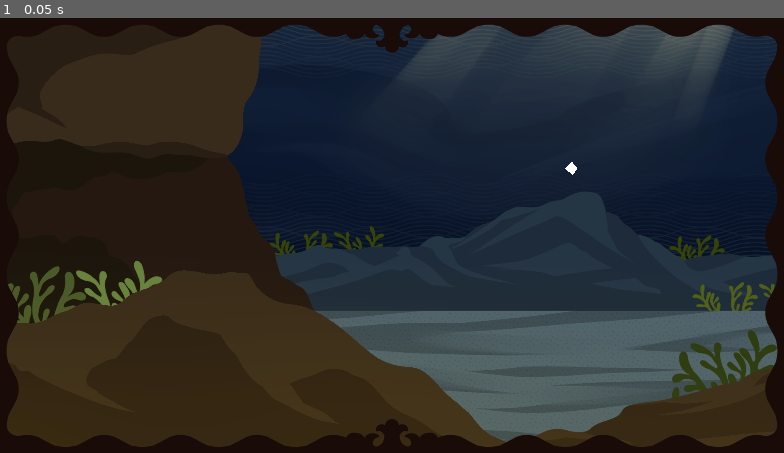
Above: before the commit, frame 1.
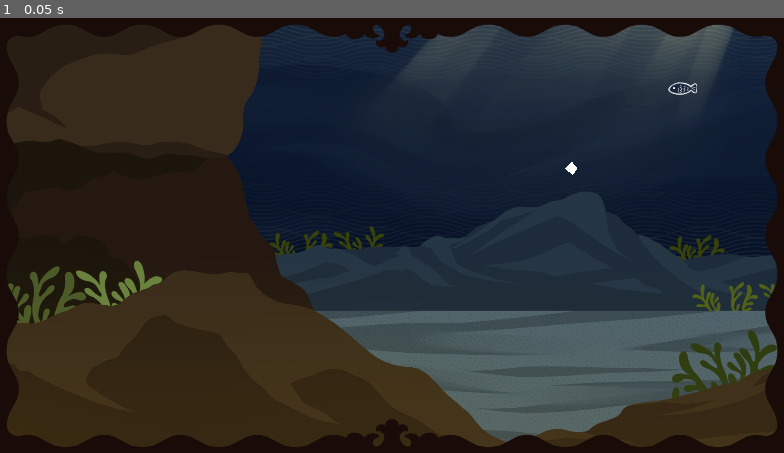
Above: after the commit, the same moment.

Repository: istamarahsan/youma-gemastik-2023
Game: Godot game, scene res://levels/level-2/level_2.tscn
Two runs of this game, one before a commit and one after it. Both use one fixed random seed, a clock stepped at 60 frames per second and the inputs below. This scene is started directly instead of the project's main scene.
Inputs:
- Up to frame 1 (0.05 s): no input

The runs differ from the first frame. In frame 1, less than 0.1% of the frame differs, in the area x 85-89%, y 14-18%.

Commit message:
level 2 props

Diff:
--- a/levels/components/transform.gd
+++ b/levels/components/transform.gd
@@ -4,10 +4,19 @@
 signal activated
 
 @export var trigger: Trigger
+@export_range(0, 10, 0.1) var delay_seconds: float = 0
 
 func _ready():
 	if trigger != null:
 		trigger.activated.connect(activate)
 
 func activate():
+	if delay_seconds > 0:
+		var timer = Timer.new()
+		timer.one_shot = true
+		timer.wait_time = delay_seconds
+		add_child(timer)
+		timer.start()
+		await timer.timeout
+		timer.queue_free()
 	activated.emit()
--- a/levels/level-1/seashore.tscn
+++ b/levels/level-1/seashore.tscn
@@ -201,6 +201,7 @@
 
 [node name="FishIO1" parent="." instance=ExtResource("18_kbeds")]
 position = Vector2(299, 644)
+opacity = 1.0
 
 [node name="FadeOutFishIO1" parent="." node_paths=PackedStringArray("target", "trigger") instance=ExtResource("17_fdi4n")]
 target = NodePath("../FishIO1")
--- a/levels/level-1/transform_reveal_fish_io3.gd
+++ /dev/null
@@ -1,6 +0,0 @@
-extends Transform
-
-@export var fish: FishWithAutoFadeTransform
-
-func _on_activated():
-	fish.fade_in()
--- a/levels/level-2/deep_water.tscn
+++ b/levels/level-2/deep_water.tscn
@@ -15,6 +15,9 @@
 [ext_resource type="PackedScene" uid="uid://hbk5evvrhfs7" path="res://levels/components/interaction-object/physics_area_interaction_object.tscn" id="11_i0q5o"]
 [ext_resource type="PackedScene" uid="uid://bowmh363flr4f" path="res://levels/components/transforms/transform_toggle_io.tscn" id="12_t3i3k"]
 [ext_resource type="PackedScene" uid="uid://cptnlsqj27q70" path="res://levels/components/triggers/on-state/trigger_on_state.tscn" id="14_baket"]
+[ext_resource type="PackedScene" uid="uid://ctwycvyvof6xy" path="res://levels/props/fish.tscn" id="14_pptoa"]
+[ext_resource type="PackedScene" uid="uid://fsh7ruhfyn1h" path="res://levels/components/transforms/transform_fade_prop.tscn" id="15_qutwo"]
+[ext_resource type="PackedScene" uid="uid://c6elxd4jnggji" path="res://levels/props/bait.tscn" id="16_40nim"]
 
 [sub_resource type="Resource" id="Resource_6xmi1"]
 script = ExtResource("11_agju2")
@@ -146,6 +149,7 @@
 [node name="TransformToggleIO4" parent="." node_paths=PackedStringArray("target_io", "trigger") instance=ExtResource("12_t3i3k")]
 target_io = NodePath("../IO4")
 trigger = NodePath("../TriggerOnInteractIO3")
+delay_seconds = 1.0
 metadata/_edit_lock_ = true
 
 [node name="TransformToggleIO6" parent="." node_paths=PackedStringArray("target_io", "trigger") instance=ExtResource("12_t3i3k")]
@@ -181,31 +185,90 @@
 position = Vector2(212, 708)
 radius = 103
 oneshot = false
+metadata/_edit_lock_ = true
 
 [node name="IO2" parent="." instance=ExtResource("11_i0q5o")]
 position = Vector2(344, 607)
 radius = 35
 value_effects = Array[ExtResource("10_mr8ra")]([SubResource("Resource_640mr"), SubResource("Resource_qknib")])
 enabled = false
+metadata/_edit_lock_ = true
+
+[node name="FishIO2" parent="." instance=ExtResource("14_pptoa")]
+position = Vector2(346, 605)
+opacity = 0.0
+metadata/_edit_lock_ = true
+
+[node name="FadeInFishIO2" parent="." node_paths=PackedStringArray("target", "trigger") instance=ExtResource("15_qutwo")]
+target = NodePath("../FishIO2")
+fade = 0
+trigger = NodePath("../TriggerOnInteractIO1")
+metadata/_edit_lock_ = true
+
+[node name="FadeOutFishIO2" parent="." node_paths=PackedStringArray("target", "trigger") instance=ExtResource("15_qutwo")]
+target = NodePath("../FishIO2")
+trigger = NodePath("../TriggerOnInteractIO2")
+metadata/_edit_lock_ = true
 
 [node name="IO3" parent="." instance=ExtResource("11_i0q5o")]
-position = Vector2(455, 469)
-radius = 104
+position = Vector2(470, 481)
+radius = 134
 value_effects = Array[ExtResource("10_mr8ra")]([SubResource("Resource_8uft5")])
 value_constraints = Array[ExtResource("11_agju2")]([SubResource("Resource_dku6f"), SubResource("Resource_jsqge"), SubRe …(212 unchanged characters)…
 enabled = false
+metadata/_edit_lock_ = true
+
+[node name="BaitIO3" parent="." instance=ExtResource("16_40nim")]
+position = Vector2(456, 472)
+opacity = 0.0
+metadata/_edit_lock_ = true
+
+[node name="FadeInBaitIO3" parent="." node_paths=PackedStringArray("target", "trigger") instance=ExtResource("15_qutwo")]
+target = NodePath("../BaitIO3")
+fade = 0
+trigger = NodePath("../TriggerOnInteractIO3")
 
 [node name="IO4" parent="." instance=ExtResource("11_i0q5o")]
 position = Vector2(176, 479)
-radius = 57
+radius = 124
 value_effects = Array[ExtResource("10_mr8ra")]([SubResource("Resource_qonkk")])
 enabled = false
-oneshot = false
+metadata/_edit_lock_ = true
+
+[node name="FishIO4" parent="." instance=ExtResource("14_pptoa")]
+position = Vector2(177, 479)
+rotation = -0.282743
+scale = Vector2(3.295, 3.295)
+flip = true
+opacity = 0.0
+metadata/_edit_lock_ = true
+
+[node name="FadeInFishIO4" parent="." node_paths=PackedStringArray("target", "trigger") instance=ExtResource("15_qutwo")]
+target = NodePath("../FishIO4")
+fade = 0
+trigger = NodePath("../TriggerOnInteractIO3")
+delay_seconds = 1.0
+metadata/_edit_lock_ = true
+
+[node name="FadeInFishIO5" parent="." node_paths=PackedStringArray("target", "trigger") instance=ExtResource("15_qutwo")]
+target = NodePath("../FishIO4")
+trigger = NodePath("../TriggerOnInteractIO4")
+metadata/_edit_lock_ = true
 
 [node name="IO5" parent="." instance=ExtResource("11_i0q5o")]
 position = Vector2(1658, 191)
 radius = 46
 value_effects = Array[ExtResource("10_mr8ra")]([SubResource("Resource_xxmgy")])
+metadata/_edit_lock_ = true
+
+[node name="FishIO5" parent="." instance=ExtResource("14_pptoa")]
+position = Vector2(1658, 191)
+metadata/_edit_lock_ = true
+
+[node name="FadeOutFishIO5" parent="." node_paths=PackedStringArray("target", "trigger") instance=ExtResource("15_qutwo")]
+target = NodePath("../FishIO5")
+trigger = NodePath("../TriggerOnInteractIO5")
+metadata/_edit_lock_ = true
 
 [node name="IO6" parent="." instance=ExtResource("11_i0q5o")]
 position = Vector2(1757, 759)
@@ -213,6 +276,7 @@
 transition_to = "ShallowWater"
 enabled = false
 oneshot = false
+metadata/_edit_lock_ = true
 
 [node name="LevelStateHook" type="Node" parent="."]
 script = ExtResource("8_qysf0")
--- /dev/null
+++ b/levels/props/fish.gd
@@ -0,0 +1,14 @@
+@tool
+extends PropAutoFade
+class_name FishProp
+
+@export var flip: bool:
+	set(value):
+		var node = get_node_or_null(sprite) as Sprite2D
+		if node != null:
+			node.flip_h = value
+	get:
+		var node = get_node_or_null(sprite) as Sprite2D
+		if node != null:
+			return node.flip_h
+		return false
--- a/levels/props/fish.tscn
+++ b/levels/props/fish.tscn
@@ -1,11 +1,11 @@
 [gd_scene load_steps=3 format=3 uid="uid://ctwycvyvof6xy"]
 
 [ext_resource type="Texture2D" uid="uid://pvvcrjwbdxny" path="res://assets/props/Ikan Topo.png" id="1_8ls5k"]
-[ext_resource type="Script" path="res://levels/props/prop_auto_fade.gd" id="1_vyofw"]
+[ext_resource type="Script" path="res://levels/props/fish.gd" id="1_iu4ld"]
 
 [node name="Fish" type="Node2D"]
 z_as_relative = false
-script = ExtResource("1_vyofw")
+script = ExtResource("1_iu4ld")
 sprite = NodePath("FishSprite")
 fade_seconds = 0.8
 opacity = 1.0
Not shown: 1 places in levels/level-2/deep_water.tscn that only renumber resources
